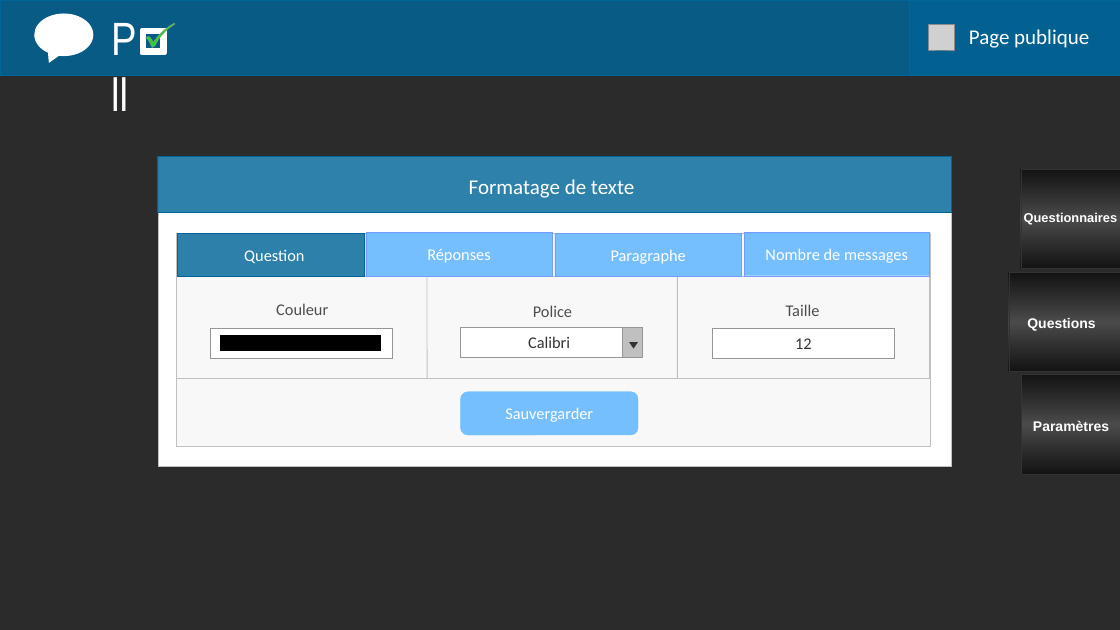
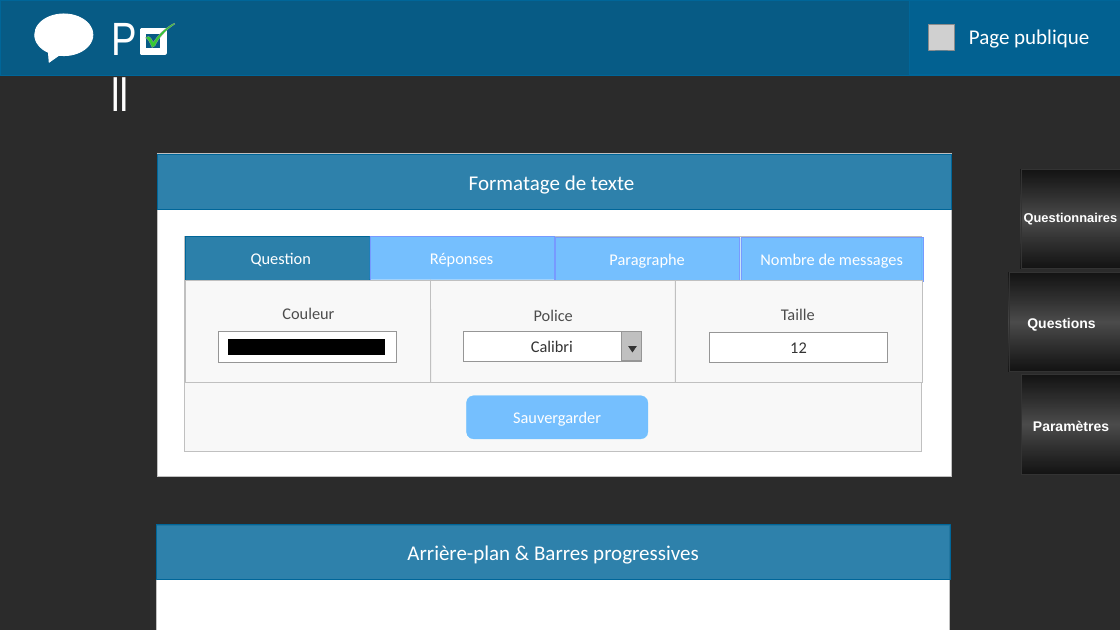
Before and after one commit to Airenn/Poll-Web, a slide deck: slide 1 of Poll-Web-master/maquette/maquette_page_parametre.ppt. Drawn at 1120x630 pixels with LibreOffice and Linux fonts; fonts in the diff are those of the drawing; grey boxes stand for pictures; background and template pictures are left out; a plain dark background stands for a picture behind light text. Boxes give left, top, right and bottom in pixels: in the first picture for what was removed or moved away, otherwise in the second. Text is boxed around its words. In the diff, an @@ line names an element or a change of style, - is before the commit and + after.

```diff
--- a/Poll-Web-master/maquette/maquette_page_parametre.ppt
+++ b/Poll-Web-master/maquette/maquette_page_parametre.ppt
@@ rectangle: place and size @@
-rectangle at [158,157,951,466]
+rectangle at [158,153,951,476]
@@ text "Formatage de texte": place and size @@
-text "Formatage de texte" at [469,179,634,198]
+text "Formatage de texte" at [469,175,634,194]
@@ rectangle: place and size @@
-rectangle at [176,233,930,447]
+rectangle at [185,237,922,451]
@@ rectangle "Nombre de messages": place and size @@
-rectangle "Nombre de messages" at [744,233,929,276]
+rectangle "Nombre de messages" at [741,238,923,281]
@@ rectangle: place and size @@
-rectangle at [176,276,929,379]
+rectangle at [186,280,922,383]
@@ text "Police": place and size @@
-text "Police" at [533,305,572,317]
+text "Police" at [534,309,573,321]
@@ text "Taille": place and size @@
-text "Taille" at [786,304,820,316]
+text "Taille" at [781,308,815,320]
@@ 2 rectangles, 1 line: place and size @@
-2 rectangles, 1 line at [211,233,552,378]
+2 rectangles, 1 line at [218,237,553,381]
@@ 2 rectangles, 1 text: place and size @@
-2 rectangles, 1 text at [177,233,379,351]
+2 rectangles, 1 text at [185,237,385,354]
@@ 3 rectangles, 1 line: place and size @@
-3 rectangles, 1 line at [461,233,741,379]
+3 rectangles, 1 line at [463,237,739,382]
@@ rectangle "12": place and size @@
-rectangle "12" at [712,327,893,358]
+rectangle "12" at [709,332,887,362]
@@ rounded rectangle "Sauvergarder": place and size @@
-rounded rectangle "Sauvergarder" at [460,391,637,435]
+rounded rectangle "Sauvergarder" at [466,395,647,439]
@@ rectangle added at [156,526,950,630], fill #FFFFFF, outline #C0C0C0 0.74 pt @@
@@ rectangle added at [156,524,950,579], fill #006699 at 82% opacity, outline #006699 0.74 pt, 18 pt, text #FFFFFF @@
+Arrière-plan & Barres progressives
```
Also in this commit, not shown: 3 slides added.
